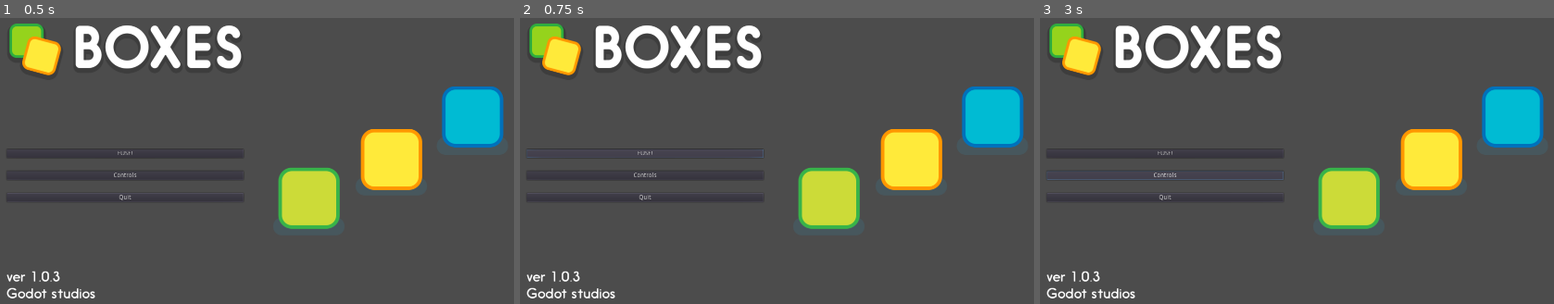
Above: before the commit, frames 1-3 (left to right).
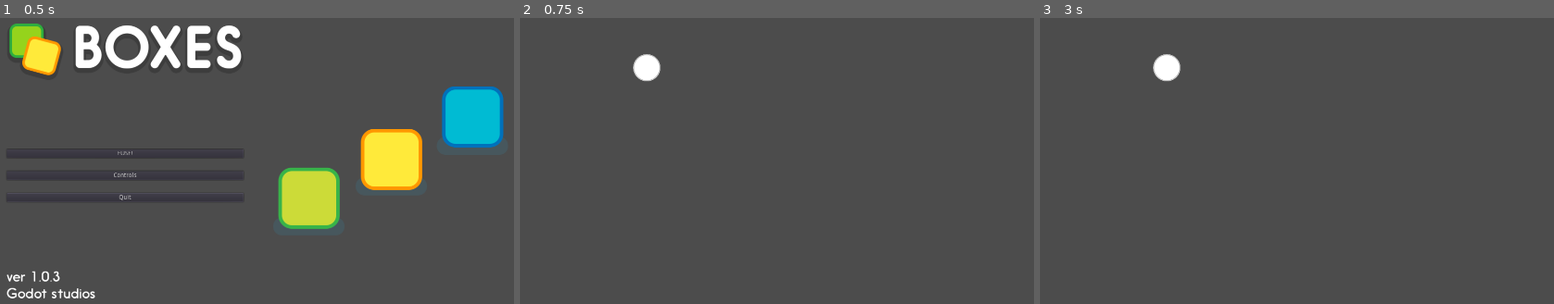
Above: after the commit, the same moments.

Repository: xenoexplorator/Ymir
Game: Godot game, scene res://Root.tscn
Same seed, same stepped clock (60 frames per second), same inputs: the game is played once before the commit and once after it.
Inputs (mouse positions are in pixels of both pictures, inside the frame that each line leads up to):
- Up to frame 1 (0.5 s): no input
- Up to frame 2 (0.75 s): click "FUSE!" at 0.5 s
- Up to frame 3 (3 s): click (1163, 152) at 1.25 s, where only the run before the commit has a clickable "FUSE!"; click (1163, 152) at 2 s, where only the run before the commit has a clickable "FUSE!"; click (1163, 175) at 2.75 s, where only the run before the commit has a clickable "Controls"

Frame 1 is identical in both runs. In frame 2, 12% of the frame differs, in the area x 1-99%, y 1-99%; in frame 3, 12%.

Commit message:
scene transition now working

Diff:
--- a/MainMenu.tscn
+++ b/MainMenu.tscn
@@ -1,8 +1,9 @@
-[gd_scene load_steps=4 format=2]
+[gd_scene load_steps=5 format=2]
 
 [ext_resource path="res://assets/main_menu/title.png" type="Texture" id=1]
-[ext_resource path="res://assets/main_menu/version.png" type="Texture" id=2]
-[ext_resource path="res://assets/main_menu/characters.png" type="Texture" id=3]
+[ext_resource path="res://Scripts/Start.gd" type="Script" id=2]
+[ext_resource path="res://assets/main_menu/version.png" type="Texture" id=3]
+[ext_resource path="res://assets/main_menu/characters.png" type="Texture" id=4]
 
 [node name="MainMenu" type="MarginContainer" index="0"]
 
@@ -121,6 +122,7 @@
 text = "FUSE!"
 flat = false
 align = 1
+script = ExtResource( 2 )
 _sections_unfolded = [ "Anchor", "Margin" ]
 
 [node name="Controls" type="Button" parent="HBoxContainer/VBoxContainer/VBoxContainer" index="1"]
@@ -170,6 +172,7 @@
 text = "Quit"
 flat = false
 align = 1
+script = ExtResource( 2 )
 _sections_unfolded = [ "Margin" ]
 
 [node name="Version" type="TextureRect" parent="HBoxContainer/VBoxContainer" index="2"]
@@ -224,5 +227,9 @@
 mouse_default_cursor_shape = 0
 size_flags_horizontal = 1
 size_flags_vertical = 1
-texture = ExtResource( 3 )
+texture = ExtResource( 4 )
 stretch_mode = 3
+
+[connection signal="button_up" from="HBoxContainer/VBoxContainer/VBoxContainer/Start" to="HBoxContainer/VBoxContainer/VBoxContainer/Start" method="_on_Start_button_up"]
+
+[connection signal="button_up" from="HBoxContainer/VBoxContainer/VBoxContainer/Quit" to="HBoxContainer/VBoxContainer/VBoxContainer/Quit" method="_on_Quit_button_up"]
--- a/Root.tscn
+++ b/Root.tscn
@@ -2,6 +2,6 @@
 
 [ext_resource path="res://MainMenu.tscn" type="PackedScene" id=1]
 
-[node name="Root" type="Node" index="0"]
+[node name="Root" type="Node"]
 
 [node name="MainMenu" parent="." index="0" instance=ExtResource( 1 )]
--- /dev/null
+++ b/Scenes/Arena.tscn
@@ -0,0 +1,7 @@
+[gd_scene load_steps=2 format=2]
+
+[ext_resource path="res://Scenes/Player.tscn" type="PackedScene" id=1]
+
+[node name="Arena" type="Node"]
+
+[node name="Player" parent="." index="0" instance=ExtResource( 1 )]
--- /dev/null
+++ b/Scripts/Start.gd
@@ -0,0 +1,21 @@
+extends Button
+
+# class member variables go here, for example:
+# var a = 2
+# var b = "textvar"<
+const ARENA_SCENE_PATH = "res://Scenes/Arena.tscn"
+const TUTORIAL_SCENE_PATH = ""
+
+func _ready():
+	# Called when the node is added to the scene for the first time.
+	# Initialization here
+	pass
+
+func _on_Start_button_up():
+	get_tree().change_scene(ARENA_SCENE_PATH)
+
+func _on_Tutorial_button_up():
+	get_tree().change_scene(TUTORIAL_SCENE_PATH)
+
+func _on_Quit_button_up():
+	get_tree().quit()
Not shown: 1 places in MainMenu.tscn that only renumber resources
